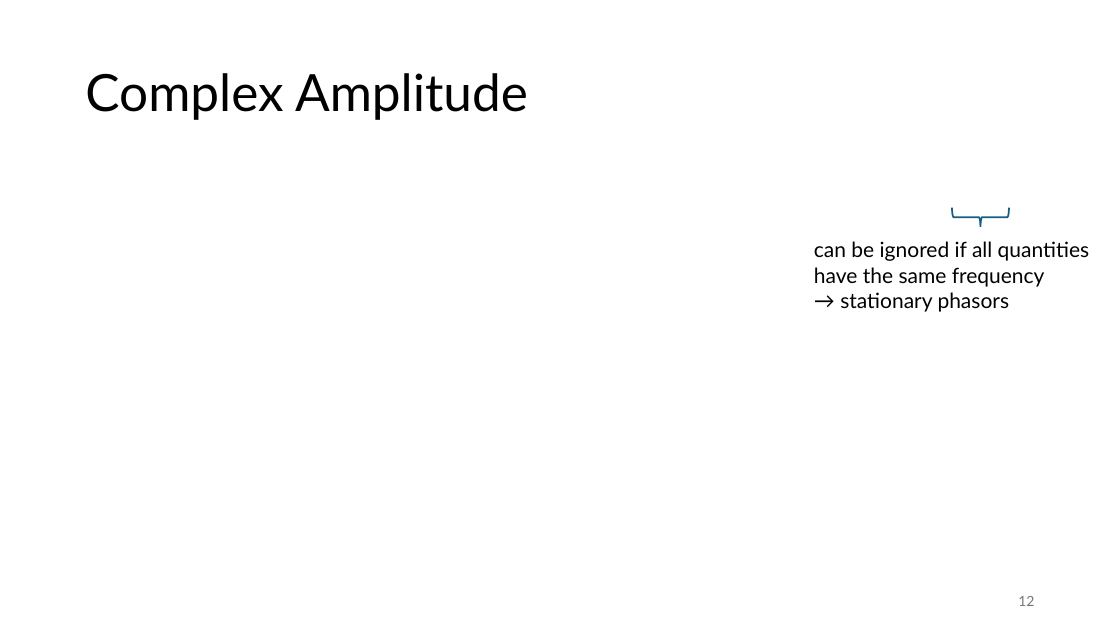
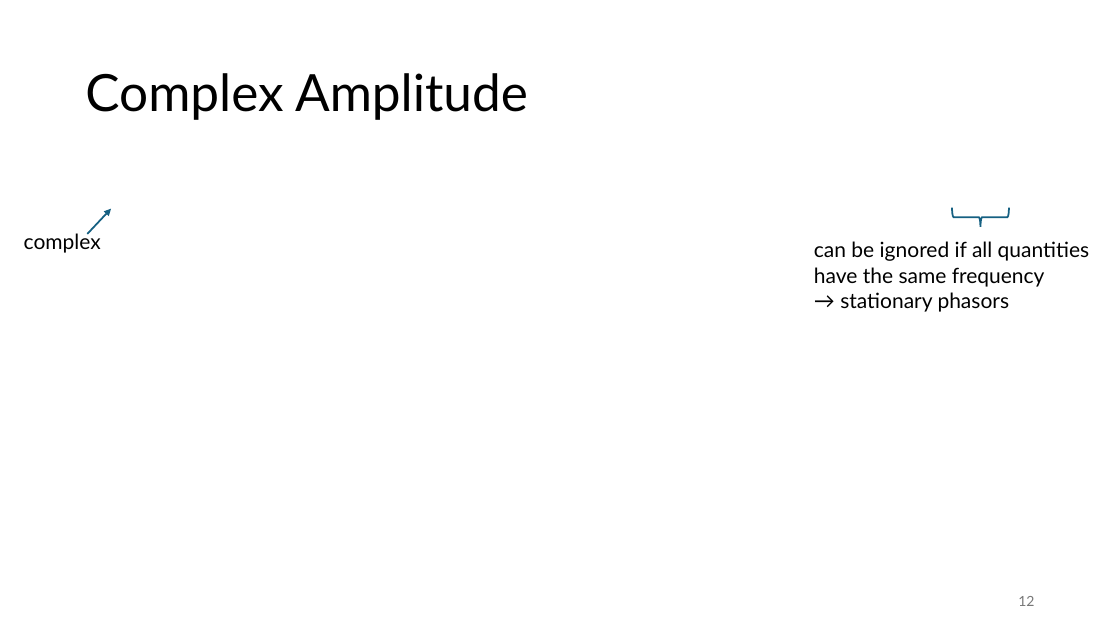
Before and after one commit to FelixWick/intro_electrical_eng, a slide deck: slide 12 of 4_ACtech.pptx. Drawn at 1120x630 pixels with LibreOffice and Linux fonts; fonts in the diff are those of the drawing; grey boxes stand for pictures. Boxes give left, top, right and bottom in pixels: in the first picture for what was removed or moved away, otherwise in the second. Text is boxed around its words. In the diff, an @@ line names an element or a change of style, - is before the commit and + after.

```diff
--- a/4_ACtech.pptx
+++ b/4_ACtech.pptx
@@ arrow added from (87, 234) to (111, 208), #156082 1.5 pt @@
@@ text added at [24, 231, 101, 253], 18 pt, text #000000 @@
+complex
```
Also in this commit, not shown: 2 other slides changed, 6 slides added.
